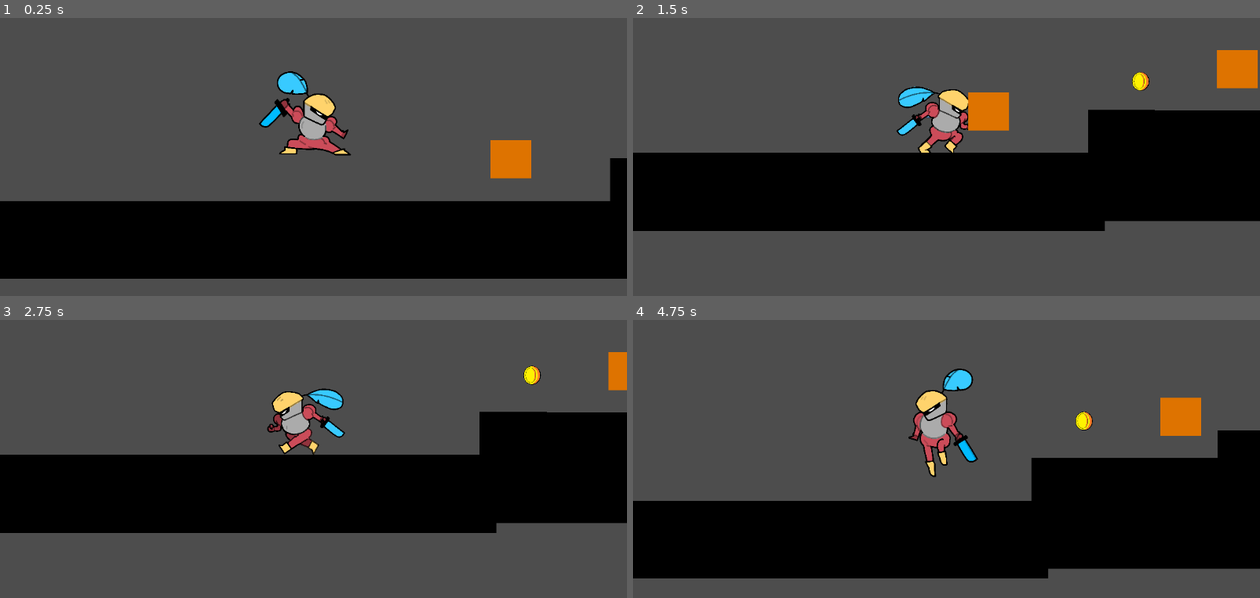
Above: before the commit, frames 1-4 (two rows, left to right).
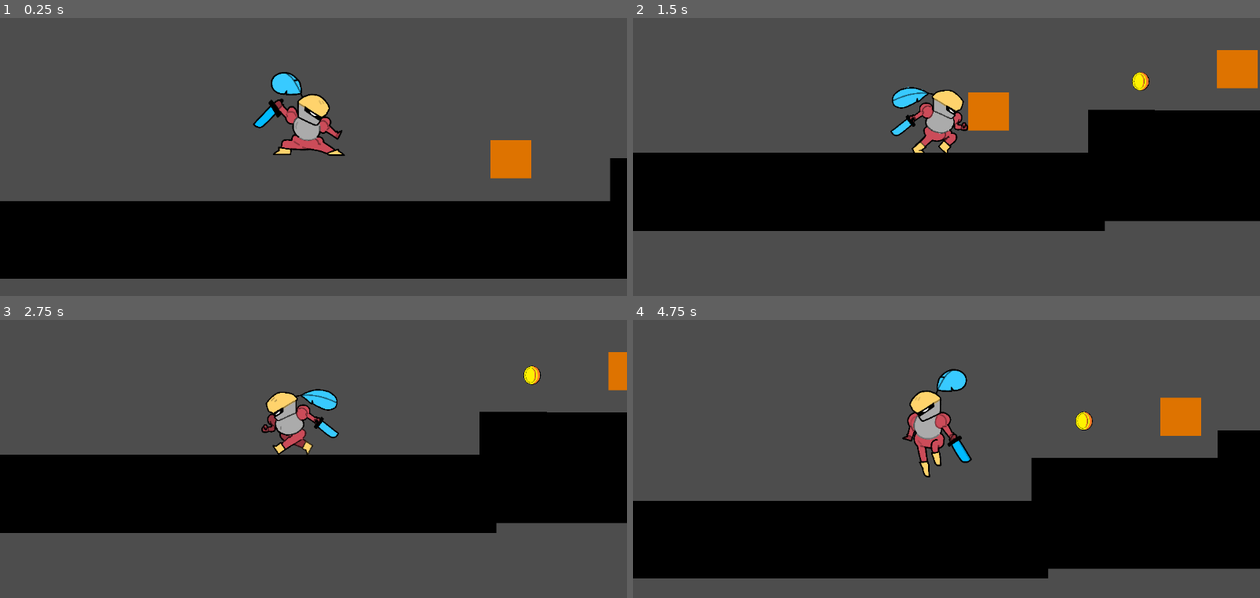
Above: after the commit, the same moments.

Repository: facundooli/plataformero
Game: Godot game, scene res://nivel.tscn
The game is run twice, just before and just after one commit, with the same random seed, the same clock (stepped at 60 frames per second) and the same inputs. The engine's default icon, where the game draws it, is replaced by a stand-in: a white triangle on a blue panel in a dark square.
Inputs:
- Up to frame 1 (0.25 s): no input
- Up to frame 2 (1.5 s): hold D (derecha) from 0.53 s (still down); tap W (salto) at 0.6, 0.77, 1.07, 1.35 s
- Up to frame 3 (2.75 s): tap W (salto) at 1.52, 1.82, 2.1 s; release D (derecha) at 2.03 s; hold A (izquierda) from 2.03 s (still down)
- Up to frame 4 (4.75 s): release A (izquierda) at 2.78 s; hold D (derecha) 2.78-4.28 s; tap W (salto) at 2.85, 3.02, 3.32, 3.6, 3.77, 4.07, 4.35, 4.52 s; hold A (izquierda) from 4.28 s (still down)

The runs differ from the first frame. In frame 1, 1.7% of the frame differs, in the area x 40-56%, y 19-50%; in frame 2, 1.4%; in frame 3, 1.5%; in frame 4, 1.8%, in the area x 42-56%, y 17-57%.

Commit message:
pequeño ajuste

Diff:
--- a/plataformero/Jugador/jugador.tscn
+++ b/plataformero/Jugador/jugador.tscn
@@ -90,10 +90,11 @@
 [node name="temporizadorpowerupssalto" type="Timer" parent="."]
 
 [node name="AnimatedSprite2D" type="AnimatedSprite2D" parent="."]
-position = Vector2(-16.999996, 2)
+position = Vector2(-28, 3)
 scale = Vector2(0.058332626, 0.063805975)
 sprite_frames = SubResource("SpriteFrames_mpam0")
-animation = &"salto"
+animation = &"caminar"
 autoplay = "quieto"
+frame_progress = 0.23936844
 
 [connection signal="timeout" from="temporizadorpowerupssalto" to="." method="_on_temporizadorpowerupssalto_timeout"]
